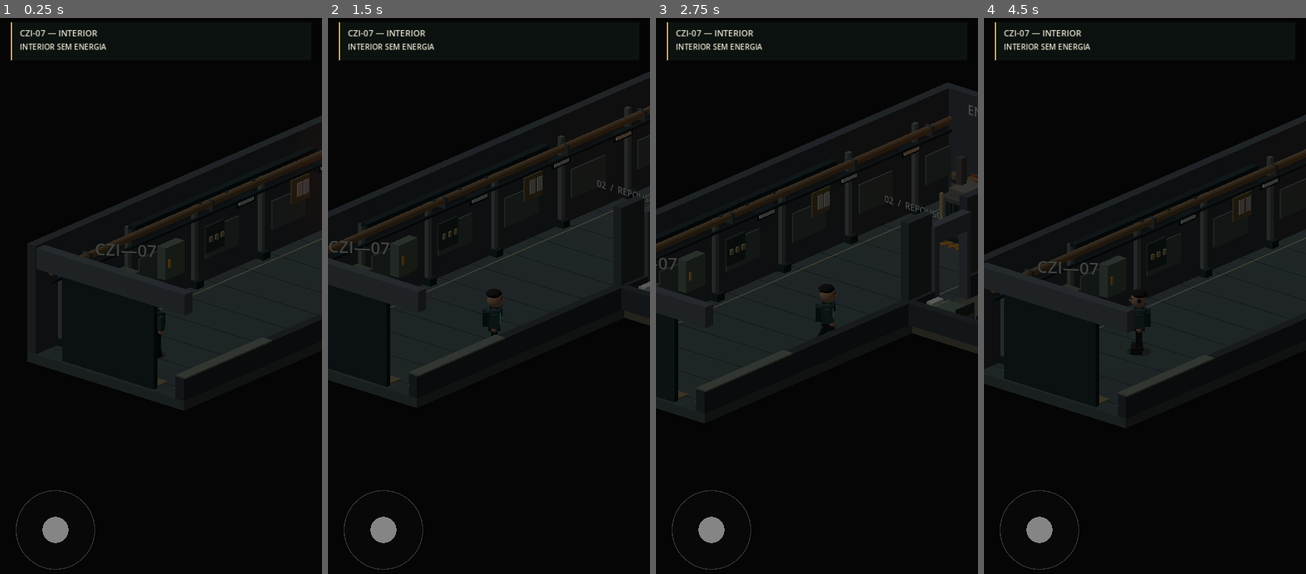
Above: before the commit, frames 1-4 (left to right).
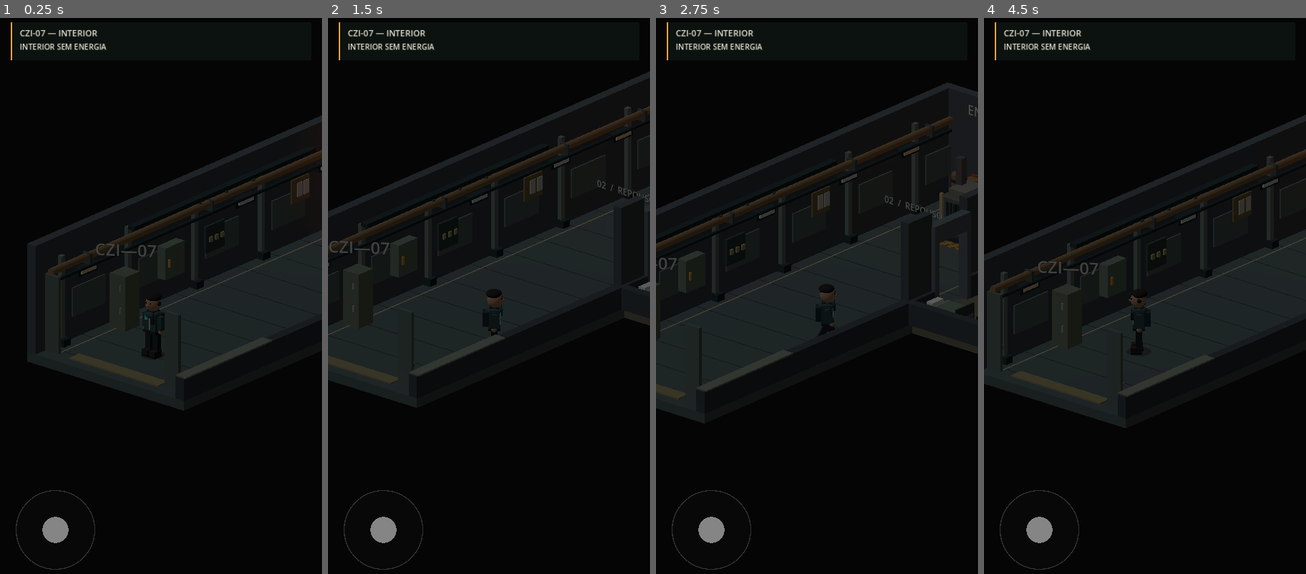
Above: after the commit, the same moments.

Repository: Surgaj/Protocol-Zero
Game: Godot game, scene res://scenes/vertical_slice/czi07_base.tscn
Same seed, same stepped clock (60 frames per second), same inputs: the game is played once before the commit and once after it. This scene is started directly instead of the project's main scene.
Inputs (mouse positions are in pixels of both pictures, inside the frame that each line leads up to):
- Up to frame 1 (0.25 s): no input
- Up to frame 2 (1.5 s): tap Enter at 0.5 s; move the mouse to (559, 268) at 0.52 s; hold D (move_right) 0.53-1.25 s; click (559, 268) at 0.67 s; drag from (424, 329) to (472, 412) at 1.27 s
- Up to frame 3 (2.75 s): move the mouse to (849, 173) at 2.02 s; hold D (move_right) from 2.03 s (still down)
- Up to frame 4 (4.5 s): release D (move_right) at 2.75 s; drag from (1128, 412) to (1048, 212) at 2.77 s; move the mouse to (1241, 384) at 3.52 s; hold A (move_left) 3.53-4.25 s; drag from (1048, 212) to (1096, 157) at 4.27 s

The runs differ from the first frame. In frame 1, 1.2% of the frame differs, in the area x 11-60%, y 40-67%; in frame 2, 0.8%; in frame 3, 0.4%; in frame 4, 1.2%.

Commit message:
fix: keep entrance citizens and generator visible through cosmetic cutaways

Diff:
--- a/godot/scripts/visual/czi07_dressing.gd
+++ b/godot/scripts/visual/czi07_dressing.gd
@@ -5,6 +5,7 @@
 var rotor: Node3D
 var fixtures: Array[MeshInstance3D] = []
 var cached_power: bool = false
+var cutaway_meshes: Array[MeshInstance3D] = []
 const STEEL: Color = Color("555c57")
 const DARK: Color = Color("323c3b")
 const PAPER: Color = Color("e9e2d2")
@@ -61,6 +62,10 @@
 
 func _build() -> void:
 	_dress_structure()
+	for wall_path: String in ["Geometry/DormitoryRoom/DormitoryPartitionRear", "Geometry/DormitoryRoom/DormitoryBackWall"]:
+		cutaway_meshes.append(bunker.get_node(wall_path).get_child(0) as MeshInstance3D)
+	# The foreground lintel is retained physically, removed only from the cutaway view.
+	(bunker.get_node("Geometry/EntranceHall/EntryLintel").get_child(0) as MeshInstance3D).visible = false
 	_dress_generator()
 	_dress_entry()
 	_dress_corridor()
@@ -131,11 +136,11 @@
 	_fixture(Vector3(-2.54, 2.10, -8.2), true)
 
 func _dress_entry() -> void:
-	_box("DoorFrame", Vector3(3.5, 2.75, 0.16), Vector3(0, 1.38, 7.31), DARK)
-	for x: float in [-0.83, 0.83]:
-		_box("EntranceDoor", Vector3(1.5, 2.40, 0.11), Vector3(x, 1.29, 7.17), Color("657065"))
-		_box("DoorBrace", Vector3(1.36, 0.13, 0.08), Vector3(x, 0.80, 7.07), Color("92947c"))
-		_box("DoorWindow", Vector3(0.52, 0.39, 0.045), Vector3(x, 1.84, 7.08), Color("283b37"))
+	# Open doors retract to the sides: the camera must see the arrival group.
+	for x: float in [-2.30, 2.30]:
+		_box("EntranceDoor", Vector3(0.52, 2.40, 0.11), Vector3(x, 1.29, 7.17), Color("657065"))
+		_box("DoorBrace", Vector3(0.48, 0.13, 0.08), Vector3(x, 0.80, 7.07), Color("92947c"))
+		_box("DoorWindow", Vector3(0.28, 0.39, 0.045), Vector3(x, 1.84, 7.08), Color("283b37"))
 	_box("Threshold", Vector3(3.4, 0.045, 0.45), Vector3(0, 0.025, 6.92), Color("9a895e"))
 	# Front-facing sign for the established isometric camera.
 	_sign("BunkerIdentity", "CZI—07", Vector3(-1.6, 2.7, 4.7), 45).rotation_degrees.y = 35
@@ -189,6 +194,13 @@
 	_sign("DormWallSign", "REPOUSO", Vector3(4.7, 2.25, -7.66), 34)
 
 func _process(delta: float) -> void:
+	if bunker != null:
+		var player: Node3D = bunker.get("player") as Node3D
+		var reveal_generator: bool = player != null and player.position.x < 2.9 and player.position.z < -5.6
+		for wall: MeshInstance3D in cutaway_meshes:
+			# Mesh-only cutaway; the approved collision stays untouched.
+			wall.scale.y = 0.23 if reveal_generator else 1.0
+			wall.position.y = -1.1935 if reveal_generator else 0.0
 	var power: bool = bool(bunker.get("power_complete")) if bunker != null else false
 	if power and rotor != null:
 		rotor.rotation.z += delta * 1.1
